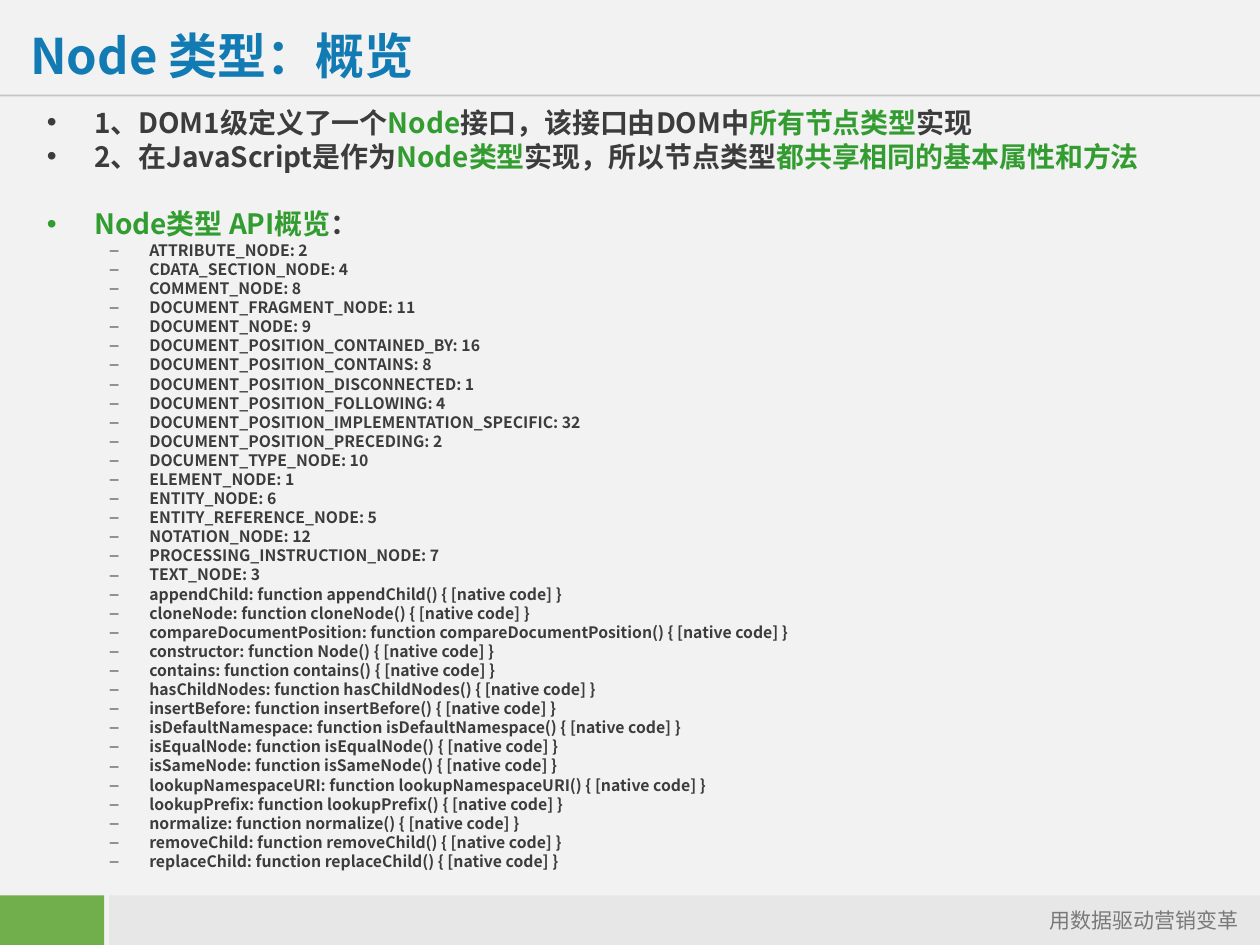
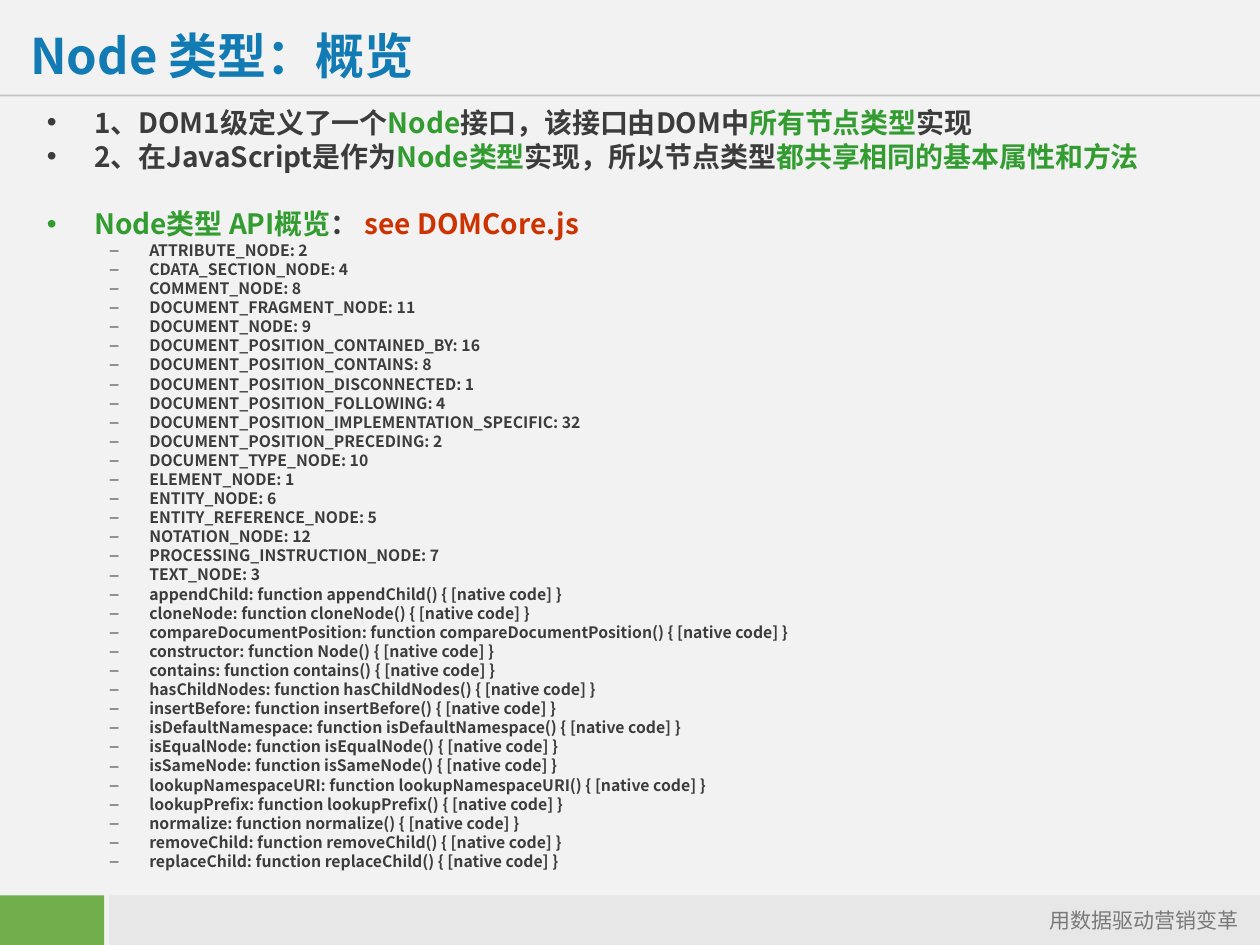
Before and after one commit to starzou/dom-edge, a slide deck: slide 2 of doc/DOM及其应用-DOM-API详解.ppt. Drawn at 1260x945 pixels with LibreOffice and Linux fonts; fonts in the diff are those of the drawing; background and template pictures are left out. Boxes give left, top, right and bottom in pixels: in the first picture for what was removed or moved away, otherwise in the second. Text is boxed around its words. In the diff, an @@ line names an element or a change of style, - is before the commit and + after.

```diff
--- a/doc/DOM及其应用-DOM-API详解.ppt
+++ b/doc/DOM及其应用-DOM-API详解.ppt
@@ text at [94, 210, 578, 241]: text changed; text colour #339C30 to #CC3300 @@
-• Node类型 API概览：
+• Node类型 API概览： see DOMCore.js
```
Also in this commit, not shown: 2 other slides changed, 2 slides added, 5 other files.
